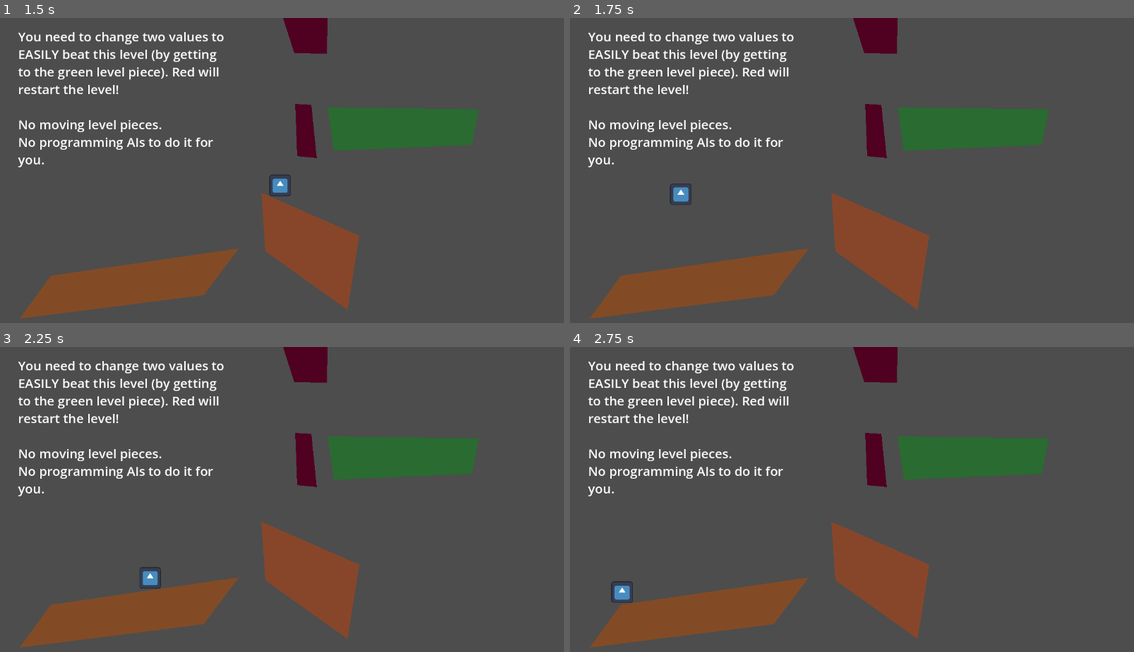
Above: before the commit, frames 1-4 (two rows, left to right).
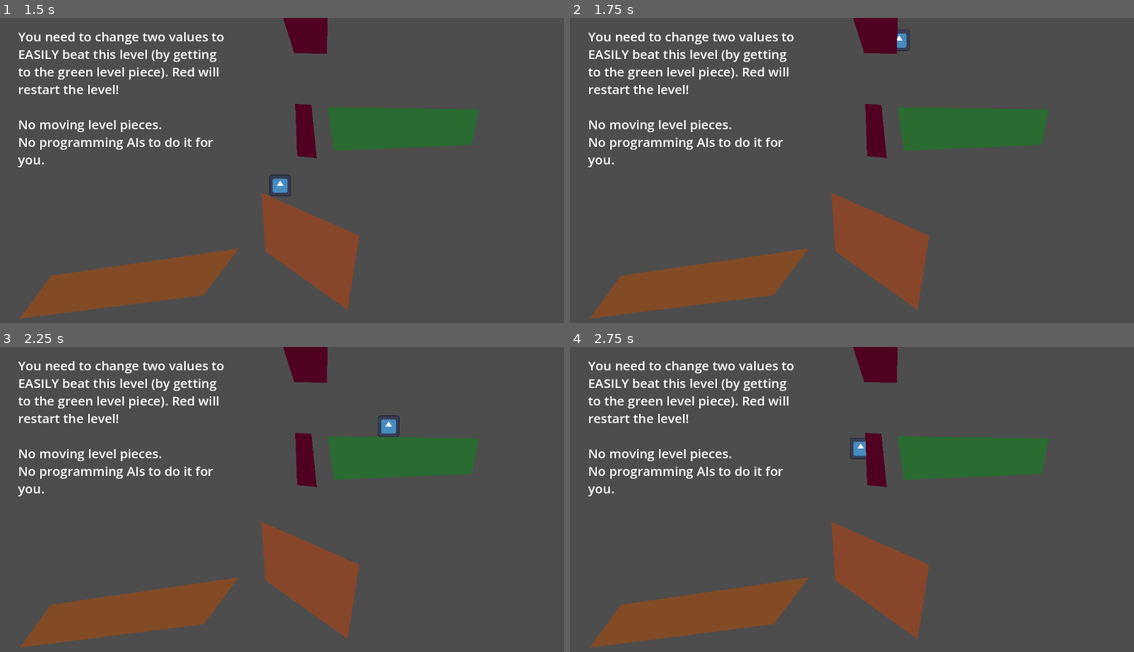
Above: after the commit, the same moments.

Repository: mlaflam/HW9-SmoothMoves-main
Game: Godot game, scene res://hw_problem_2.tscn
Two runs of this game, one before a commit and one after it. Both use one fixed random seed, a clock stepped at 60 frames per second and the inputs below. This scene is started directly instead of the project's main scene. The engine's default icon, where the game draws it, is replaced by a stand-in: a white triangle on a blue panel in a dark square.
Inputs:
- Up to frame 1 (1.5 s): tap Enter at 0.5 s; hold D (move_right) from 0.53 s (still down); tap Space (jump) at 0.77 s
- Up to frame 2 (1.75 s): keep holding D (move_right); tap Space (jump) at 1.52 s
- Up to frame 3 (2.25 s): release D (move_right) at 2.03 s; hold A (move_left) from 2.03 s (still down)
- Up to frame 4 (2.75 s): keep holding A (move_left)

Frame 1 is identical in both runs. In frame 2, 0.3% of the frame differs, in the area x 17-61%, y 3-62%; in frame 3, 0.3%, in the area x 24-71%, y 22-80%; in frame 4, 0.3%.

Commit message:
Problem 2
Problem 2: Turned off Monitoring Area2D for the two red areas

Diff:
--- a/hw_problem_2.tscn
+++ b/hw_problem_2.tscn
@@ -69,6 +69,7 @@
 
 [node name="Area2D2" type="Area2D" parent="."]
 position = Vector2(603, -48)
+monitoring = false
 script = ExtResource("3_ayj3k")
 
 [node name="Polygon2D" type="Polygon2D" parent="Area2D2"]
@@ -80,6 +81,7 @@
 
 [node name="Area2D" type="Area2D" parent="."]
 position = Vector2(584, 198)
+monitoring = false
 script = ExtResource("3_ayj3k")
 
 [node name="Polygon2D" type="Polygon2D" parent="Area2D"]
Not shown: 1 places in hw_problem_2.tscn that only renumber resources
